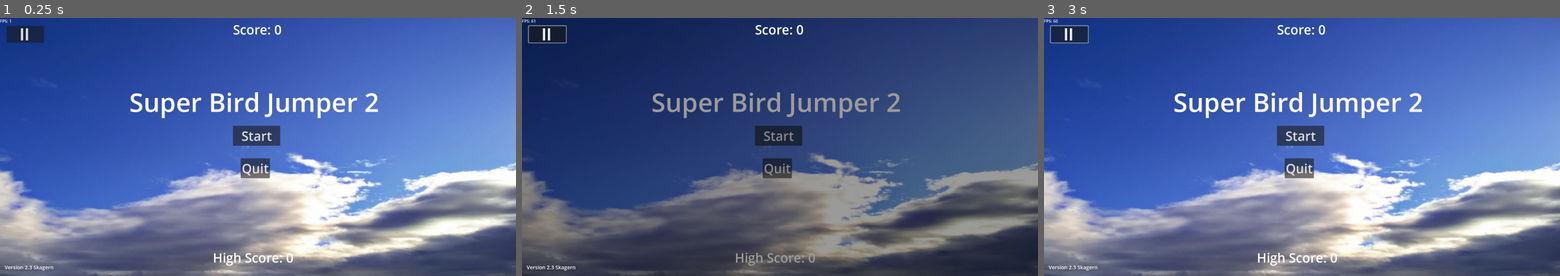
Above: before the commit, frames 1-3 (left to right).
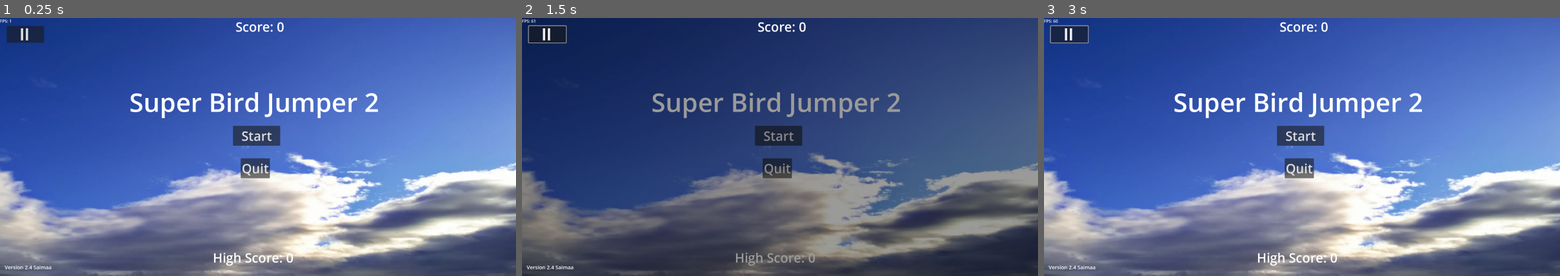
Above: after the commit, the same moments.

Repository: codyferd/superbirdjumper2
Game: Godot game, scene res://assets/code/main.tscn
The game is run twice, just before and just after one commit, with the same random seed, the same clock (stepped at 60 frames per second) and the same inputs.
Inputs:
- Up to frame 1 (0.25 s): no input
- Up to frame 2 (1.5 s): click "=" at 0.5 s; click "Start" at 1.25 s
- Up to frame 3 (3 s): click "Start" at 2 s; tap Enter at 2.75 s; hold D from 2.78 s (still down); hold E from 2.78 s (still down)

The runs differ from the first frame. In frame 1, 0.3% of the frame differs, in the area x 5-55%, y 1-98%; in frame 2, 0.3%; in frame 3, 0.3%.

Commit message:
Version 2.4 Saimaa

Diff:
--- a/assets/code/bird.gd
+++ b/assets/code/bird.gd
@@ -8,12 +8,12 @@
 
 @onready var audio_player = $audio
 @onready var start = $"/root/main/start"
-@onready var enemy_node = $"../enemy"
-@onready var background_node = $"/root/main/background"
-@onready var pipe_node = $"../pipemaster"
-@onready var score_node = $"/root/main/ui/score"
-@onready var high_node = $"/root/main/start/high_score"
-@onready var sprite = $"/root/main/sprites"
+@onready var enemy = $"../enemy"
+@onready var background = $"/root/main/background"
+@onready var pipemaster = $"../pipe"
+@onready var score = $"/root/main/ui/score"
+@onready var high = $"/root/main/start/high_score"
+@onready var sprite = $"/root/main/game"
 
 func _ready():
 	if not get_tree().has_meta("from_restart") or get_tree().get_meta("from_restart") == false:
@@ -33,12 +33,12 @@
 	position.y += velocity.y * delta
 
 	# --- Keyboard Input ---
-	if Input.is_key_pressed(KEY_W) and Input.is_key_pressed(KEY_A) and Input.is_key_pressed(KEY_D):
+	if Input.is_key_pressed(KEY_E):
 		velocity.y = JUMP_VELOCITY * 4
-	elif Input.is_key_pressed(KEY_A) and Input.is_key_pressed(KEY_S) and Input.is_key_pressed(KEY_D):
+	elif Input.is_key_pressed(KEY_Q):
 		velocity.y += GRAVITY * delta * 4
 	elif Input.is_key_pressed(KEY_A):
-		velocity.y = JUMP_VELOCITY * 0.01
+		velocity.y = JUMP_VELOCITY * 0.03
 	elif Input.is_key_pressed(KEY_W):
 		velocity.y = JUMP_VELOCITY
 	elif Input.is_key_pressed(KEY_D):
@@ -51,8 +51,8 @@
 		die()
 
 	# Death by enemy
-	var dist_x = abs(self.position.x - enemy_node.position.x)
-	var dist_y = abs(self.position.y - enemy_node.position.y)
+	var dist_x = abs(self.position.x - enemy.position.x)
+	var dist_y = abs(self.position.y - enemy.position.y)
 	if dist_x <= 50 and dist_y <= 50:
 		die()
 
@@ -61,7 +61,7 @@
 		die()
 
 func is_touching_pipe() -> bool:
-	for pipe in pipe_node.get_children():
+	for pipe in pipemaster.get_children():
 		if pipe is Sprite2D and pipe.texture:
 			var pipe_rect = Rect2(
 				pipe.global_position - (pipe.texture.get_size() * 0.5 * pipe.scale),
@@ -81,16 +81,16 @@
 
 	is_dead = true
 	start.visible = true
-	score_node.visible = true
+	score.visible = true
 
 	var push_down_amount = 10000
 	var target_ui_y = 0
-	score_node.frozen = true
-	high_node.frozen = true
-	enemy_node.push_down(push_down_amount)
+	score.frozen = true
+	high.frozen = true
+	enemy.push_down(push_down_amount)
 
 	var tween = create_tween()
-	var nodes_to_move = [enemy_node, pipe_node, self, background_node]
+	var nodes_to_move = [enemy, pipemaster, self, background]
 	for node in nodes_to_move:
 		tween.tween_property(node, "position", node.position + Vector2(0, push_down_amount), 0).set_trans(Tween.TRANS_SINE).set_ease(Tween.EASE_OUT)
 
--- a/assets/code/enemy.gd
+++ b/assets/code/enemy.gd
@@ -16,8 +16,8 @@
 func start_x_loop():
 	x_tween = create_tween()
 	x_tween.set_loops()
-	x_tween.tween_property(self, "position:x", 1750, 2.5)
-	x_tween.tween_property(self, "position:x", 250, 2.5)
+	x_tween.tween_property(self, "position:x", 1750, 10)
+	x_tween.tween_property(self, "position:x", 250, 10)
 
 func do_random_y_tween():
 	if is_paused:
@@ -28,7 +28,7 @@
 	y_tween.tween_property(self, "position:y", new_y, 1.5).set_trans(Tween.TRANS_SINE).set_ease(Tween.EASE_IN_OUT)
 	y_tween.tween_callback(Callable(self, "do_random_y_tween"))
 
-func push_down(amount: float = 1000):
+func push_down(_amount: float = 1000):
 	if y_tween:
 		y_tween.kill()
 
--- a/assets/code/fps.gd
+++ b/assets/code/fps.gd
@@ -1,4 +1,4 @@
 extends Label
 
-func _process(delta):
+func _process(_delta):
 	text = "FPS: %d" % Engine.get_frames_per_second()
--- a/assets/code/main.gd
+++ b/assets/code/main.gd
@@ -1,4 +1,4 @@
-extends Node2D
+extends Node
 
 var is_paused := false
 
@@ -9,7 +9,7 @@
 	pauses.pressed.connect(toggle_pause)
 	shader.hide()
 
-func _process(delta):
+func _process(_delta):
 	if is_paused == false:
 		shader.hide()
 
--- a/assets/code/main.tscn
+++ b/assets/code/main.tscn
@@ -12,9 +12,9 @@
 [ext_resource type="Script" uid="uid://btsafu3efo657" path="res://assets/code/fps.gd" id="5_i5w0c"]
 [ext_resource type="Texture2D" uid="uid://dr2y28dywyo58" path="res://assets/images/pipe.webp" id="9_db4g3"]
 [ext_resource type="Script" uid="uid://23n5xoi3xgky" path="res://assets/code/score.gd" id="9_l3qta"]
-[ext_resource type="Script" uid="uid://drkslh4rhfnnk" path="res://assets/code/pipemaster.gd" id="9_noool"]
+[ext_resource type="Script" uid="uid://drkslh4rhfnnk" path="res://assets/code/pipe.gd" id="9_noool"]
 
-[node name="main" type="Node2D"]
+[node name="main" type="Node"]
 script = ExtResource("1_86a7r")
 
 [node name="start" type="Control" parent="."]
@@ -73,79 +73,73 @@
 scale = Vector2(1.0037, 0.925654)
 texture = ExtResource("1_crnqq")
 
-[node name="sprites" type="Node2D" parent="."]
+[node name="game" type="Node" parent="."]
 
-[node name="enemy" type="Sprite2D" parent="sprites" groups=["pause"]]
+[node name="enemy" type="Sprite2D" parent="game" groups=["pause"]]
 position = Vector2(1750, 500)
 texture = ExtResource("3_dljn1")
 script = ExtResource("4_mmxch")
 
-[node name="bird" type="Sprite2D" parent="sprites" groups=["pause"]]
+[node name="bird" type="Sprite2D" parent="game" groups=["pause"]]
 position = Vector2(250, 500)
 texture = ExtResource("1_g5k2s")
 script = ExtResource("3_j88tq")
 
-[node name="audio" type="AudioStreamPlayer2D" parent="sprites/bird"]
+[node name="audio" type="AudioStreamPlayer2D" parent="game/bird"]
 stream = ExtResource("4_fl8un")
 
-[node name="pipemaster" type="Node2D" parent="sprites" groups=["pause"]]
+[node name="pipe" type="Node2D" parent="game" groups=["pause"]]
 script = ExtResource("9_noool")
 
-[node name="pipe1" type="Sprite2D" parent="sprites/pipemaster"]
+[node name="pipe1" type="Sprite2D" parent="game/pipe"]
 position = Vector2(250, -500)
 scale = Vector2(1, 1.5)
 texture = ExtResource("9_db4g3")
 
-[node name="pipe2" type="Sprite2D" parent="sprites/pipemaster"]
+[node name="pipe2" type="Sprite2D" parent="game/pipe"]
 position = Vector2(750, -500)
 scale = Vector2(1, 1.5)
 texture = ExtResource("9_db4g3")
 
-[node name="pipe3" type="Sprite2D" parent="sprites/pipemaster"]
+[node name="pipe3" type="Sprite2D" parent="game/pipe"]
 position = Vector2(1250, -500)
 scale = Vector2(1, 1.5)
 texture = ExtResource("9_db4g3")
 
-[node name="pipe4" type="Sprite2D" parent="sprites/pipemaster"]
+[node name="pipe4" type="Sprite2D" parent="game/pipe"]
 position = Vector2(1750, -500)
 scale = Vector2(1, 1.5)
 texture = ExtResource("9_db4g3")
 
-[node name="pipe5" type="Sprite2D" parent="sprites/pipemaster"]
+[node name="pipe5" type="Sprite2D" parent="game/pipe"]
 position = Vector2(250, 1500)
 scale = Vector2(1, 1.5)
 texture = ExtResource("9_db4g3")
 
-[node name="pipe6" type="Sprite2D" parent="sprites/pipemaster"]
+[node name="pipe6" type="Sprite2D" parent="game/pipe"]
 position = Vector2(750, 1500)
 scale = Vector2(1, 1.5)
 texture = ExtResource("9_db4g3")
 
-[node name="pipe7" type="Sprite2D" parent="sprites/pipemaster"]
+[node name="pipe7" type="Sprite2D" parent="game/pipe"]
 position = Vector2(1250, 1500)
 scale = Vector2(1, 1.5)
 texture = ExtResource("9_db4g3")
 
-[node name="pipe8" type="Sprite2D" parent="sprites/pipemaster"]
+[node name="pipe8" type="Sprite2D" parent="game/pipe"]
 position = Vector2(1750, 1500)
 scale = Vector2(1, 1.5)
 texture = ExtResource("9_db4g3")
 
-[node name="ui" type="Control" parent="."]
-layout_mode = 3
-anchors_preset = 0
-offset_right = 40.0
-offset_bottom = 40.0
+[node name="ui" type="Node" parent="."]
 
 [node name="shader" type="ColorRect" parent="ui"]
 visible = false
-layout_mode = 0
 offset_right = 2007.0
 offset_bottom = 1004.0
 color = Color(0, 0, 0, 0.392157)
 
 [node name="pause" type="Button" parent="ui"]
-layout_mode = 0
 offset_left = 171.0
 offset_top = 31.0
 offset_right = 236.0
@@ -155,32 +149,27 @@
 text = "="
 
 [node name="score" type="Label" parent="ui" groups=["pause"]]
-layout_mode = 1
 anchors_preset = 5
 anchor_left = 0.5
 anchor_right = 0.5
-offset_left = 883.0
-offset_top = 10.0
-offset_right = 1155.0
-offset_bottom = 109.0
+offset_left = -87.0
+offset_top = -1.0
+offset_right = 185.0
+offset_bottom = 98.0
 grow_horizontal = 2
 theme_override_font_sizes/font_size = 50
 text = "Score: 0"
 script = ExtResource("9_l3qta")
 
 [node name="fps" type="Label" parent="ui"]
-layout_mode = 0
 offset_right = 40.0
 offset_bottom = 23.0
 script = ExtResource("5_i5w0c")
 
 [node name="version" type="Label" parent="ui"]
-layout_mode = 0
 offset_left = 18.0
 offset_top = 952.0
 offset_right = 217.0
 offset_bottom = 980.0
 theme_override_font_sizes/font_size = 20
-text = "Version 2.3 Skagern"
-
-[connection signal="pressed" from="ui/pause" to="." method="_on_pause_pressed"]
+text = "Version 2.4 Saimaa"
--- a/assets/code/pipemaster.gd
+++ b/assets/code/pipe.gd
@@ -6,6 +6,7 @@
 const PAIR_SPACING := 500        # Distance between pipe pairs
 
 var pipe_pairs = []
+var base_y_positions = {}
 
 func _ready():
 	pipe_pairs = [
@@ -15,30 +16,32 @@
 		[get_node("pipe4"), get_node("pipe8")]
 	]
 
-	# Set starting positions for each pair
+	# Store base Y positions
+	for pair in pipe_pairs:
+		for pipe in pair:
+			base_y_positions[pipe] = pipe.position.y
+
+	# Set starting positions
 	for i in range(pipe_pairs.size()):
 		var pair = pipe_pairs[i]
 		var start_x = START_X + i * PAIR_SPACING
 
-		# Add random offset
-		var offset_y = randf_range(-250, 250)
+		var offset_y = randf_range(-500, 500)
 
 		for pipe in pair:
 			pipe.position.x = start_x
-			pipe.position.y += offset_y
+			pipe.position.y = base_y_positions[pipe] + offset_y
 
 func _process(delta):
 	for pair in pipe_pairs:
 		var x = pair[0].position.x - SPEED * delta
 
 		if x <= END_X:
-			x += PAIR_SPACING * pipe_pairs.size()  # wrap around
+			x += PAIR_SPACING * pipe_pairs.size()
 
-			# Random vertical offset between -200 and +200
-			var offset_y = randf_range(-250, 250)
+			var offset_y = randf_range(-500, 500)
 			for pipe in pair:
-				pipe.position.y += offset_y
+				pipe.position.y = base_y_positions[pipe] + offset_y
 
-		# Apply same new X position
 		for pipe in pair:
 			pipe.position.x = x
Renamed: assets/code/pipemaster.gd.uid -> assets/code/pipe.gd.uid
Not shown, changed: export_presets.cfg
Not shown, changed: readme.adoc
